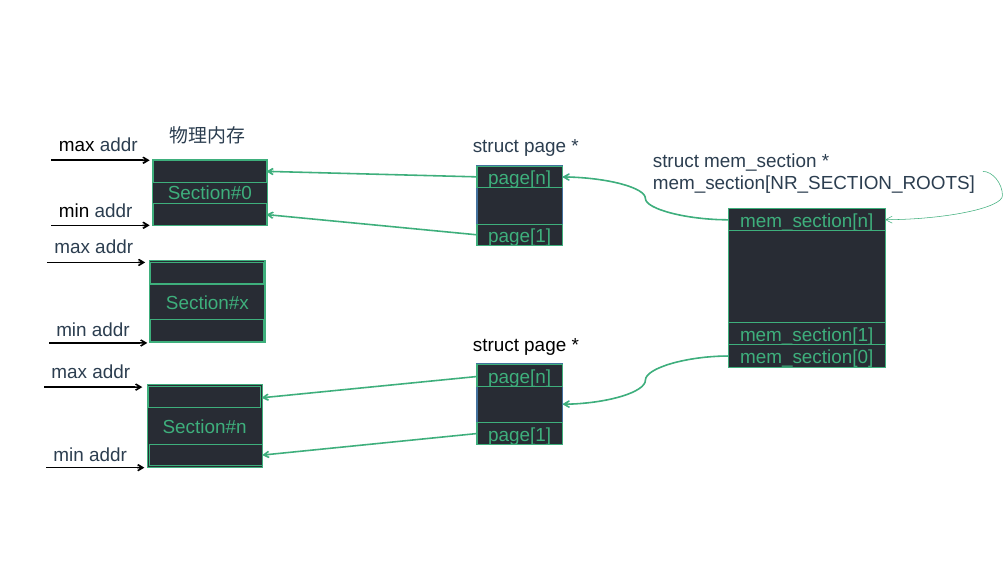
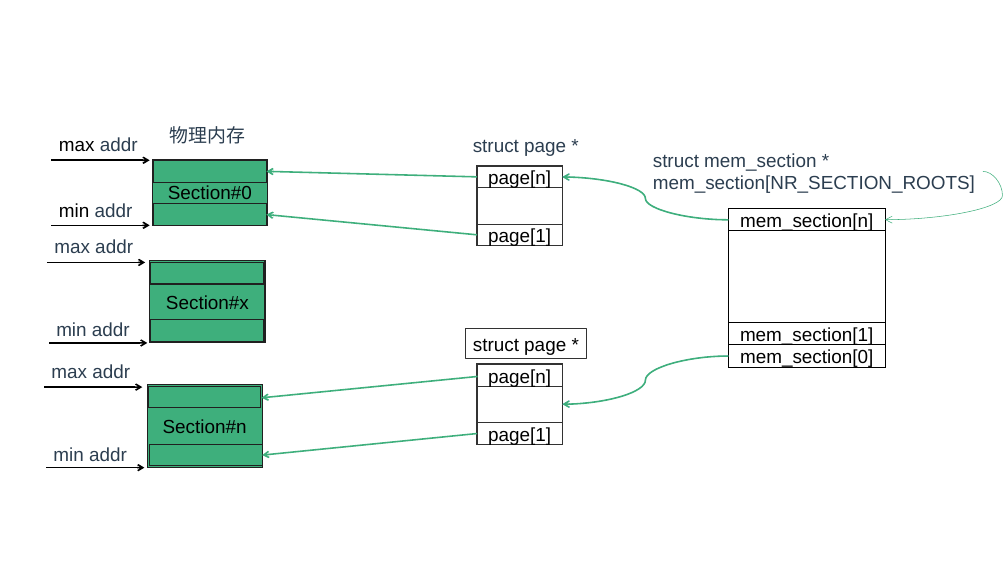
Before and after one commit to zaiqiang-dong/zaiqiang, a slide deck: slide 3 of picture/ppt/memory_modle.pptx. Drawn at 1008x567 pixels with LibreOffice and Linux fonts; fonts in the diff are those of the drawing. Boxes give left, top, right and bottom in pixels: in the first picture for what was removed or moved away, otherwise in the second. Text is boxed around its words. In the diff, an @@ line names an element or a change of style, - is before the commit and + after.

```diff
--- a/picture/ppt/memory_modle.pptx
+++ b/picture/ppt/memory_modle.pptx
@@ rectangle at (x1=477, y1=165, x2=563, y2=245): fill #282C34 to none; outline #43739E 1 pt to #323232 1 pt @@
@@ rectangle at (x1=728, y1=209, x2=885, y2=368): fill #282C34 to none; outline #3EAF7C 1 pt to #000000 1 pt @@
@@ rectangle "struct page *" resized from (x1=473, y1=338, x2=566, y2=355) to (x1=466, y1=329, x2=587, y2=359) @@
@@ rectangle "struct page *" at (x1=466, y1=329, x2=587, y2=359): outline none to #323232 1 pt @@
@@ text colour #3EAF7C to #000000; fill #282C34 to none; outline #3EAF7C 1 pt to #000000 1 pt in 3 elements at (x1=728, y1=209, x2=885, y2=231), (x1=728, y1=345, x2=885, y2=368), (x1=728, y1=322, x2=885, y2=345) @@
@@ text colour #3EAF7C to #000000; fill #282C34 to #3EAF7C; outline #3EAF7C 1 pt to #202020 1 pt in 3 elements at (x1=152, y1=160, x2=267, y2=225), (x1=150, y1=260, x2=265, y2=343), (x1=147, y1=385, x2=262, y2=468) @@
@@ rectangle at (x1=477, y1=364, x2=563, y2=444): fill #282C34 to none; outline #43739E 1 pt to #323232 1 pt @@
@@ fill #282C34 to none; outline #3EAF7C 1 pt to #202020 1 pt in 6 elements at (x1=154, y1=160, x2=266, y2=182), (x1=154, y1=204, x2=266, y2=226), (x1=151, y1=262, x2=264, y2=284), (x1=151, y1=320, x2=264, y2=342), (x1=148, y1=386, x2=261, y2=408), (x1=149, y1=445, x2=262, y2=467) @@
@@ text colour #3EAF7C to #000000; fill #282C34 to none; outline #3EAF7C 1 pt to #323232 1 pt in 4 elements at (x1=477, y1=166, x2=563, y2=188), (x1=477, y1=224, x2=563, y2=246), (x1=477, y1=365, x2=563, y2=387), (x1=477, y1=423, x2=563, y2=445) @@
```
Also in this commit, not shown: 2 other slides changed, 1 slide added, 15 other files.
